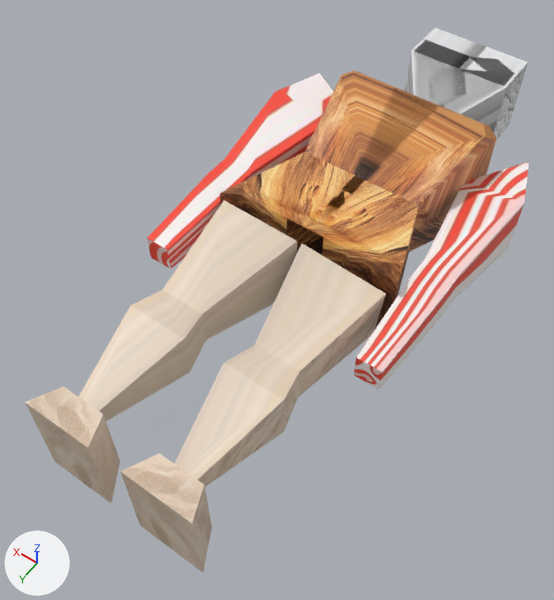
Two versions of the OBJ model test_obj_anim/data/anim_objs/perso2/perso2.obj, one commit apart.
Both versions are drawn from a 50 mm camera at (-0.87, 0.46, 1.96) aimed at (0.05, -0.84, -0.07). The axes (+X, +Y, +Z) are drawn at lower left. The lights are the same throughout. The picture after the commit comes second. Where no turn or scale is listed for an object, it has been applied to the vertices.

The first picture shows 'arms', 'head', 'legs', 'torso'.
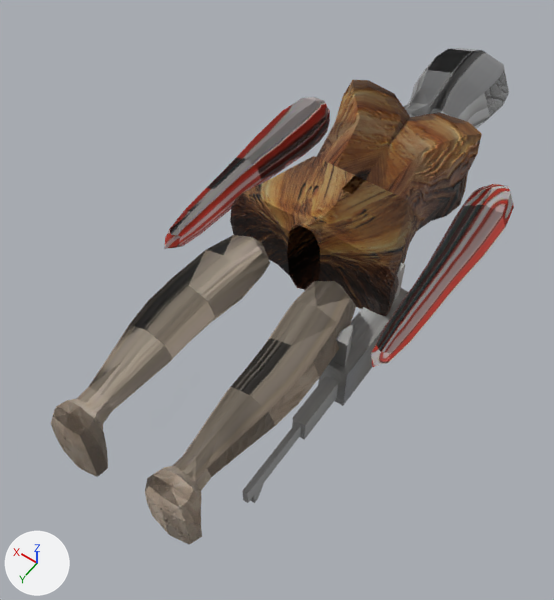
Location of each change, [x1, y1, x2, y2] in pixels of the pictures (554 x 600 px):
'legs', surface changed, reshaped (15% narrower, 17% shorter)
    before: [25, 200, 386, 572]
    after: [51, 235, 356, 544]
'torso', surface changed, reshaped (orange to brown, 9% narrower, 8% shorter)
    before: [220, 71, 497, 329]
    after: [230, 80, 482, 316]
'arms', surface changed, reshaped (8% narrower, 15% shorter)
    before: [147, 73, 529, 390]
    after: [164, 97, 514, 367]
'head', surface changed, reshaped (darker)
    before: [405, 28, 528, 140]
    after: [404, 48, 509, 128]
'gun', added
    after: [242, 262, 408, 503]
part 1 of me_arms, rebuilt (11% narrower, 22% shorter)
    before: [147, 73, 333, 269]
    after: [164, 97, 330, 249]
part 2 of me_arms, rebuilt (18% narrower, 20% shorter)
    before: [354, 162, 529, 390]
    after: [371, 184, 514, 367]
part 4 of me_legs, rebuilt (19% narrower, 20% shorter)
    before: [25, 200, 297, 503]
    after: [51, 235, 270, 477]
part 5 of me_legs, rebuilt (21% narrower, 20% shorter)
    before: [120, 244, 386, 572]
    after: [145, 281, 356, 544]
part 6 of me_torso, cut back
    before: [220, 71, 497, 329]
    after: [230, 80, 482, 316]
part 7 of me_torso, surface changed
    before: [262, 162, 414, 252]
    after: [281, 172, 400, 237]

Edits to the bpy script that builds the scene:
```text
Change mat_material_003:
    add n3 = _N.new('ShaderNodeTexImage'); n3.name = 'Image Texture.001'
    add n3.image = img_normal_weird_png
    add n4 = _N.new('ShaderNodeNormalMap'); n4.name = 'Normal Map'
    add n4.inputs[0].default_value = 10.0  # 'Strength'
    where n0 = _N.new('ShaderNodeBsdfPrincipled'); n0.name = 'Principled BSDF'
    add _L.new(n3.outputs[0], n4.inputs[1])  # 'Color' to 'Color'
    add _L.new(n4.outputs[0], n0.inputs[5])  # 'Normal' to 'Normal'
Change mat_material_001:
    add n3 = _N.new('ShaderNodeTexImage'); n3.name = 'Image Texture.001'
    add n3.image = img_normal_paper_png
    add n4 = _N.new('ShaderNodeNormalMap'); n4.name = 'Normal Map'
    add n4.inputs[0].default_value = 10.0  # 'Strength'
    where n0 = _N.new('ShaderNodeBsdfPrincipled'); n0.name = 'Principled BSDF'
    add _L.new(n3.outputs[0], n4.inputs[1])  # 'Color' to 'Color'
    add _L.new(n4.outputs[0], n0.inputs[5])  # 'Normal' to 'Normal'
Change mat_material_004:
    add n3 = _N.new('ShaderNodeTexImage'); n3.name = 'Image Texture.001'
    add n3.image = img_normal_sand_png
    add n4 = _N.new('ShaderNodeNormalMap'); n4.name = 'Normal Map'
    add n4.inputs[0].default_value = 10.0  # 'Strength'
    where n0 = _N.new('ShaderNodeBsdfPrincipled'); n0.name = 'Principled BSDF'
    add _L.new(n3.outputs[0], n4.inputs[1])  # 'Color' to 'Color'
    add _L.new(n4.outputs[0], n0.inputs[5])  # 'Normal' to 'Normal'
Change mat_material_002:
    add n3 = _N.new('ShaderNodeTexImage'); n3.name = 'Image Texture.001'
    add n3.image = img_normal_wood_png
    add n4 = _N.new('ShaderNodeNormalMap'); n4.name = 'Normal Map'
    add n4.inputs[0].default_value = 10.0  # 'Strength'
    where n0 = _N.new('ShaderNodeBsdfPrincipled'); n0.name = 'Principled BSDF'
    add _L.new(n3.outputs[0], n4.inputs[1])  # 'Color' to 'Color'
    add _L.new(n4.outputs[0], n0.inputs[5])  # 'Normal' to 'Normal'
Add mat_material:
    mat_material = bpy.data.materials.new('Material')
    # uses the picture img_normal_steel_png
    # uses the picture img_texture_steel_png
Change me_arms:
    remove me_arms.from_pydata(...)  # 40 vertices, 72 faces; spans x -0.492..0.492, y -1.628..-0.659, z -0.004..0.216
    add me_arms.from_pydata(...)  # 148 vertices, 288 faces; spans x -0.466..0.465, y -1.572..-0.686, z 0.013..0.197
    me_arms part 1: the loose piece of 20 vertices spanning x 0.246..0.492, y -1.628..-0.659, z -0.004..0.216 is rebuilt with 74 vertices and now spans x 0.282..0.465, y -1.571..-0.686, z 0.015..0.197
    me_arms part 2: the loose piece of 20 vertices spanning x -0.492..-0.264, y -1.628..-0.659, z -0.003..0.216 is rebuilt with 74 vertices and now spans x -0.466..-0.292, y -1.572..-0.686, z 0.013..0.167
Change me_head:
    remove me_head.from_pydata(...)  # 38 vertices, 72 faces; spans x -0.258..0.249, y -2.209..-1.504, z -0.051..0.242
    add me_head.from_pydata(...)  # 145 vertices, 288 faces; spans x -0.176..0.176, y -2.201..-1.586, z -0.035..0.227
    me_head part 3: 38 vertices removed from x -0.258..0.249, y -2.209..-1.504, z -0.051..0.242; 145 vertices added at x -0.176..0.176, y -2.201..-1.586, z -0.035..0.227
Change me_legs:
    remove me_legs.from_pydata(...)  # 56 vertices, 104 faces; spans x -0.314..0.323, y -0.895..-0.008, z -0.176..0.226
    add me_legs.from_pydata(...)  # 212 vertices, 416 faces; spans x -0.285..0.285, y -0.895..-0.012, z -0.132..0.188
    me_legs part 4: the loose piece of 28 vertices spanning x 0.007..0.323, y -0.895..-0.008, z -0.176..0.226 is rebuilt with 106 vertices and now spans x 0.072..0.285, y -0.895..-0.012, z -0.132..0.188
    me_legs part 5: the loose piece of 28 vertices spanning x -0.314..-0.009, y -0.894..-0.008, z -0.176..0.216 is rebuilt with 106 vertices and now spans x -0.285..-0.072, y -0.895..-0.012, z -0.132..0.188
Change me_torso:
    remove me_torso.from_pydata(...)  # 122 vertices, 208 faces; spans x -0.332..0.332, y -1.625..-0.909, z -0.103..0.325
    add me_torso.from_pydata(...)  # 443 vertices, 808 faces; spans x -0.312..0.312, y -1.612..-0.909, z -0.083..0.306
    me_torso part 6: 12 vertices moved from x -0.276..0.276, y -1.154..-0.991, z -0.013..0.212 to x -0.225..0.225, y -1.235..-1.032, z -0.013..0.213; 81 vertices removed from x -0.332..0.332, y -1.625..-0.909, z -0.103..0.325; 402 vertices added at x -0.312..0.312, y -1.612..-0.909, z -0.083..0.306
    me_torso part 7: 4 kept faces spanning x -0.225..0.225, y -1.113..-1.032, z 0.207..0.213 get new texture (UV) coordinates
Add ob_gun:
    ob_gun = bpy.data.objects.new('gun', me_gun)  # 48 vertices, 88 faces; spans x -0.322..-0.226, y -1.057..-0.225, z -0.179..0.167
    ob_gun.location = (0.0, 0.0, 0.0)
```
